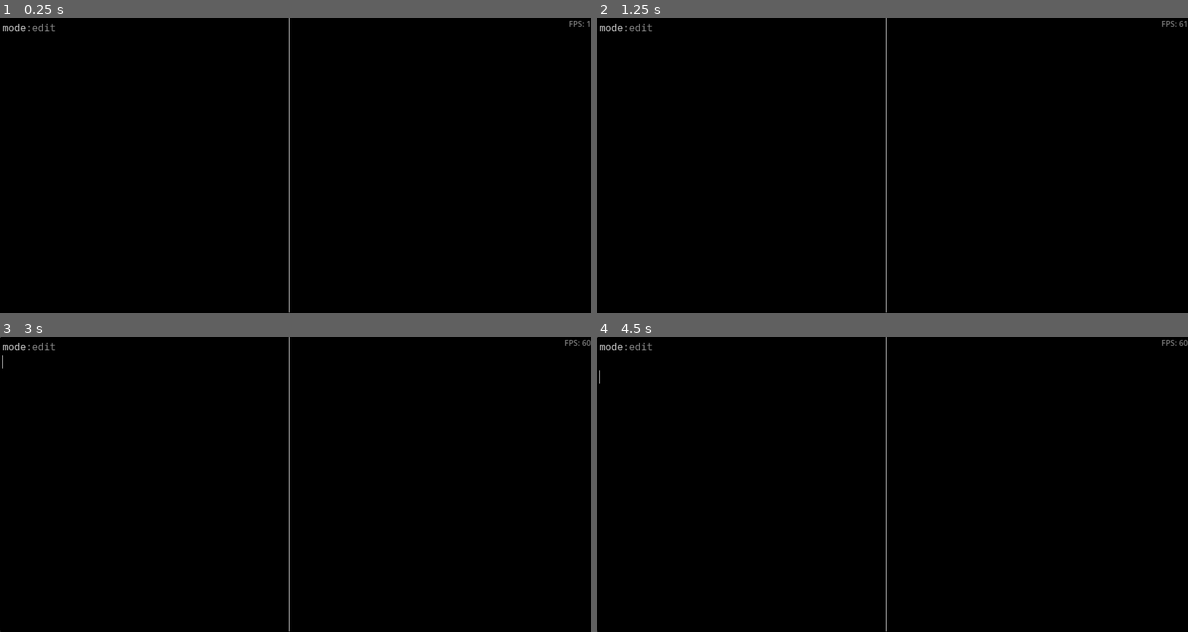
Above: before the commit, frames 1-4 (two rows, left to right).
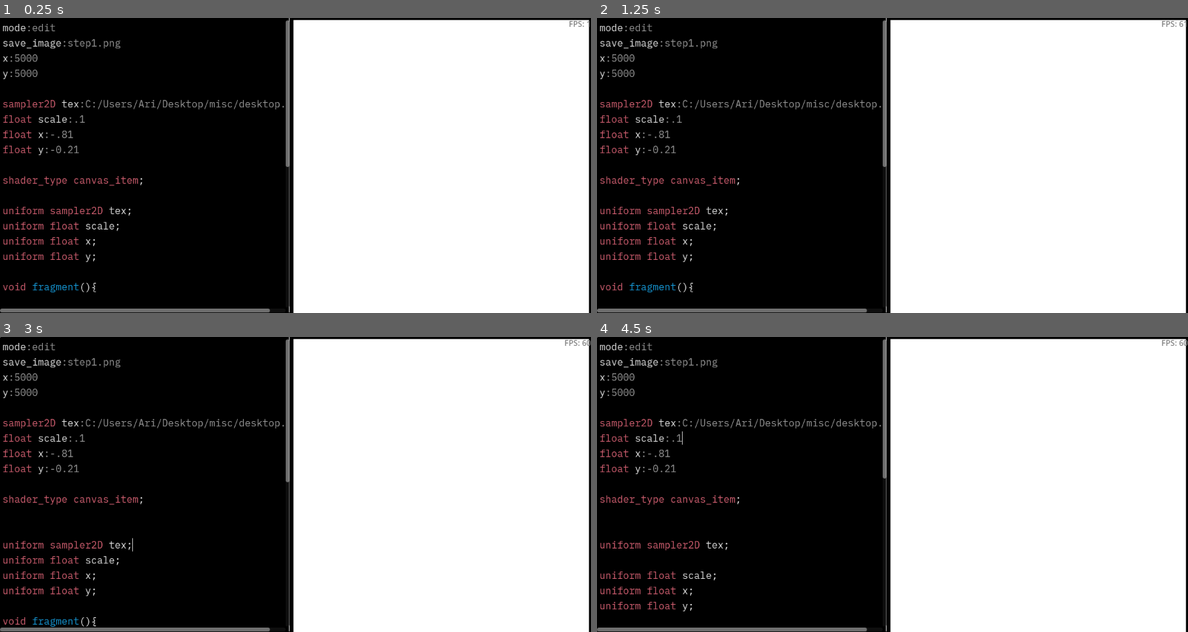
Above: after the commit, the same moments.

Repository: AriGrele/Shading_interface
Game: Godot game, scene res://main.tscn
Two runs of this game, one before a commit and one after it. Both use one fixed random seed, a clock stepped at 60 frames per second and the inputs below.
Inputs (mouse positions are in pixels of both pictures, inside the frame that each line leads up to):
- Up to frame 1 (0.25 s): no input
- Up to frame 2 (1.25 s): tap Enter at 0.5 s; move the mouse to (1022, 150) at 0.52 s; click (1022, 150) at 0.6 s
- Up to frame 3 (3 s): move the mouse to (177, 499) at 1.27 s; click (177, 499) at 1.35 s; tap Space at 2 s; move the mouse to (354, 419) at 2.02 s; click (354, 419) at 2.1 s; tap Enter at 2.75 s; move the mouse to (265, 543) at 2.77 s; click (265, 543) at 2.85 s
- Up to frame 4 (4.5 s): tap Space at 3.5 s; move the mouse to (1069, 528) at 3.52 s; click (1069, 528) at 3.6 s; tap Enter at 4.25 s; move the mouse to (715, 440) at 4.27 s; click (715, 440) at 4.35 s

The runs differ from the first frame. In frame 1, 53% of the frame differs, in the area x 0-100%, y 0-100%; in frame 2, 53%; in frame 3, 53%; in frame 4, 53%.

Commit message:
hemispherical projeciton

Diff:
--- a/project.godot
+++ b/project.godot
@@ -21,7 +21,6 @@
 
 window/size/viewport_width=1200
 window/size/viewport_height=600
-window/vsync/vsync_mode=0
 
 [input]
 
Not shown, changed: input.txt
Not shown, added: sphere.txt
